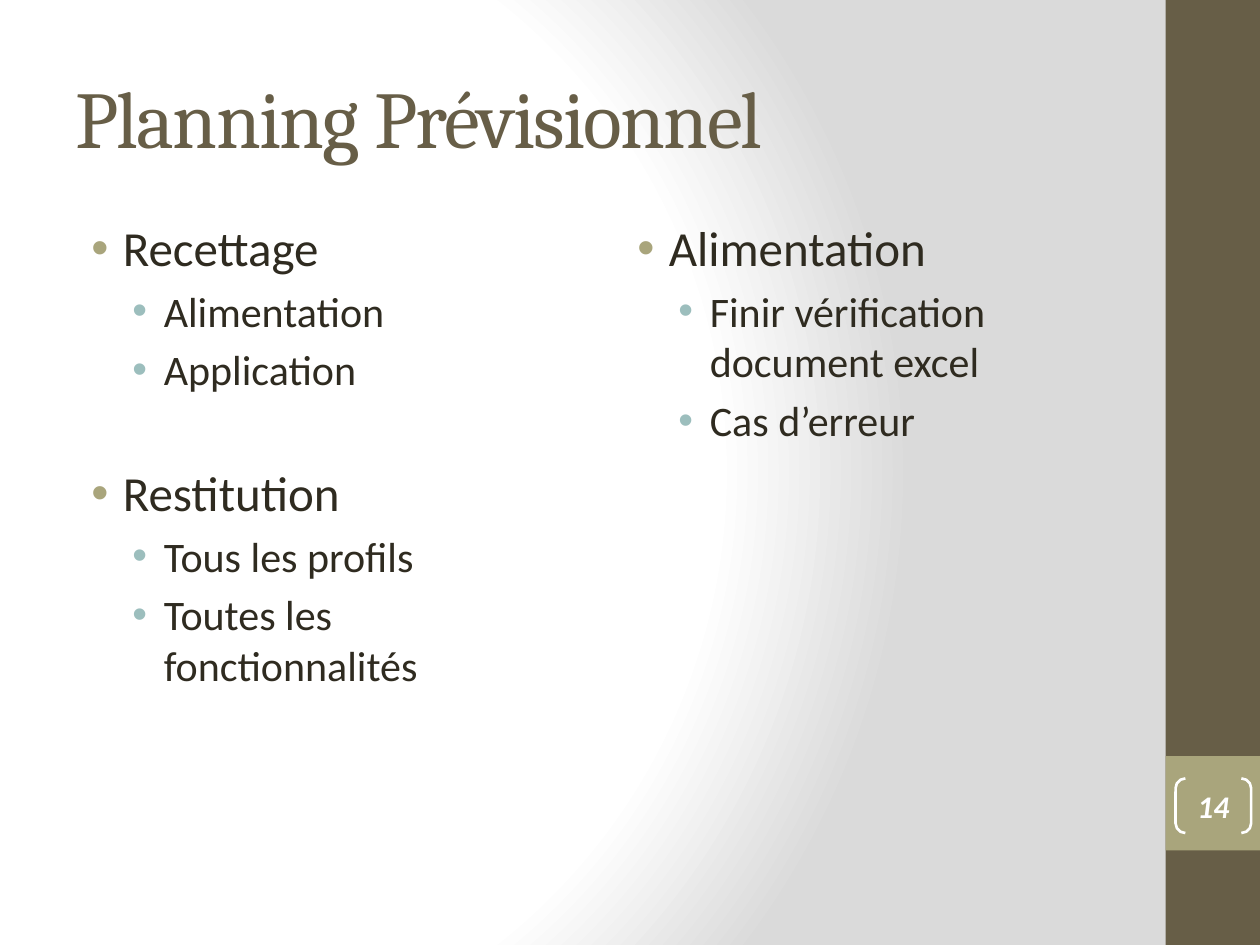
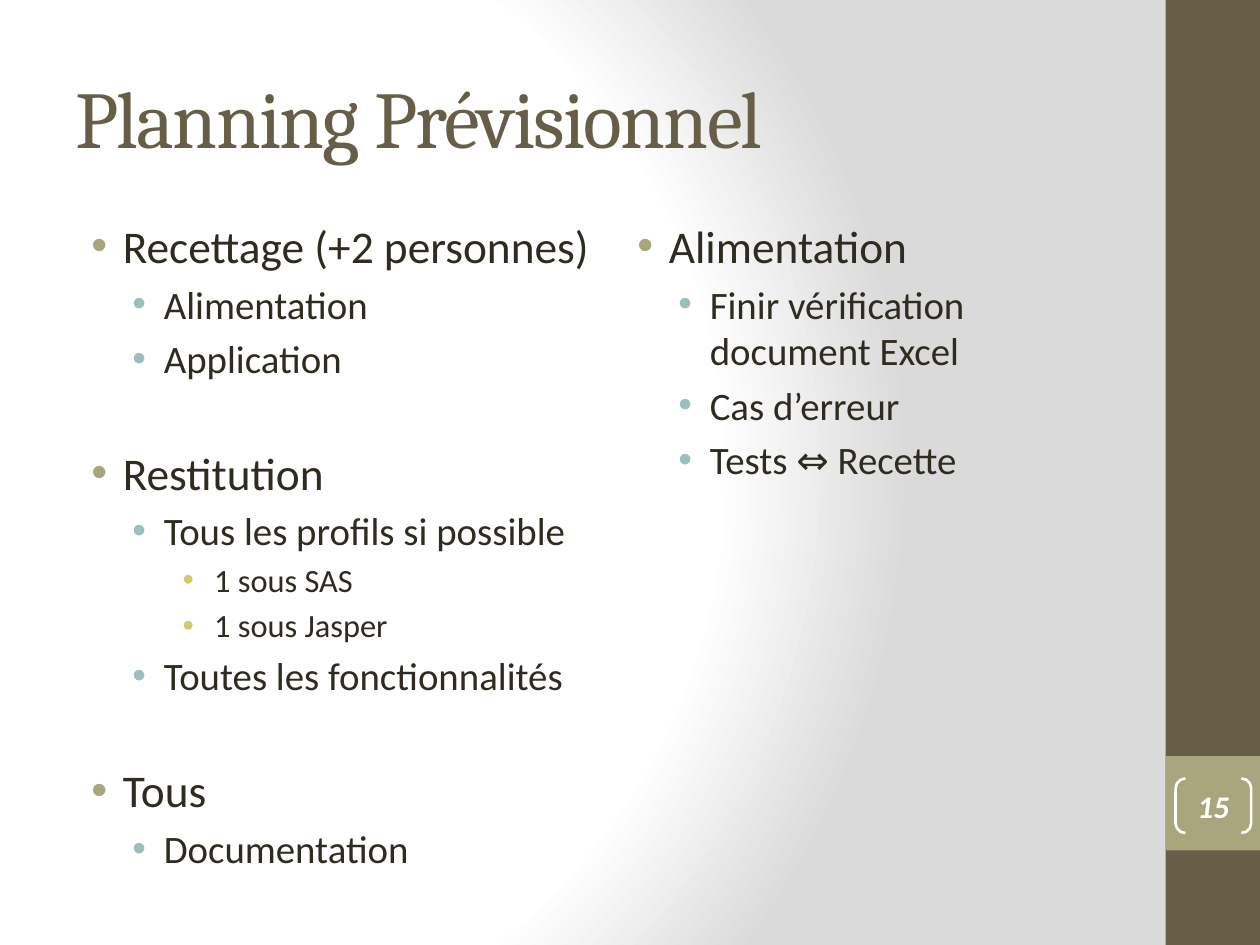
Before and after one commit to lobtec/dartiesgroupe2, a slide deck: slide 15 of PROJET/Presentation/PRE_26-01-11.pptx (slide 14 before the commit). Drawn at 1260x945 pixels with LibreOffice and Linux fonts; fonts in the diff are those of the drawing. Boxes give left, top, right and bottom in pixels: in the first picture for what was removed or moved away, otherwise in the second. Text is boxed around its words. In the diff, an @@ line names an element or a change of style, - is before the commit and + after.

```diff
--- a/PROJET/Presentation/PRE_26-01-11.pptx
+++ b/PROJET/Presentation/PRE_26-01-11.pptx
@@ text at [123, 230, 589, 271]: text changed; size 28 to 25.9 pt @@
-• Recettage
+• Recettage (+2 personnes)
@@ text at [669, 231, 907, 421]: size 28 to 25.9 pt in "Alimentation"; size 24 to 22.2 pt in "Cas d’erreur" @@
@@ text at [123, 292, 563, 691]: size 24 to 22.2 pt in "Alimentation", "Application", "Toutes les fonctionnalités"; size 28 to 25.9 pt in "Restitution" @@
@@ text at [710, 292, 964, 366]: text changed; size 24 to 22.2 pt @@
-  • Finir vérification document excel
+  • Finir vérification document Excel
@@ text at [710, 449, 957, 475]: paragraph added @@
+  • Tests ⇔ Recette
@@ text at [164, 518, 565, 643]: text changed; size 24 to 22.2 pt @@
-  • Tous les profils
+  • Tous les profils si possible
+    • 1 sous SAS
+    • 1 sous Jasper
@@ text at [123, 778, 409, 864]: paragraphs added @@
+• Tous
+  • Documentation
@@ page number at [1197, 797, 1229, 818]: text changed @@
-14
+15
```
Also in this commit, not shown: 1 other slide changed, 1 slide added.
